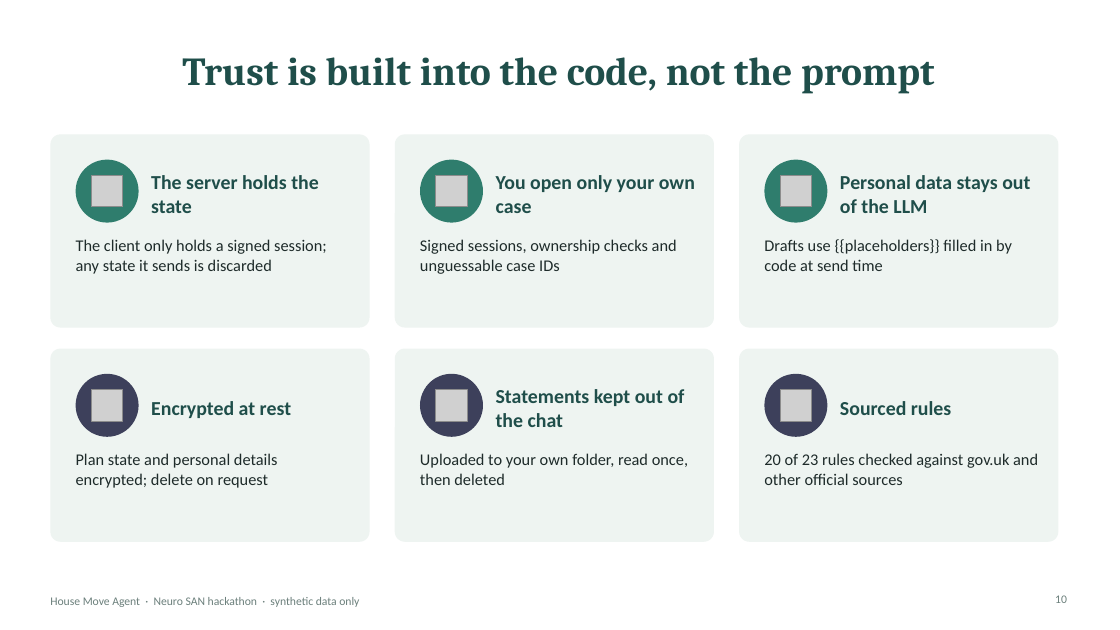
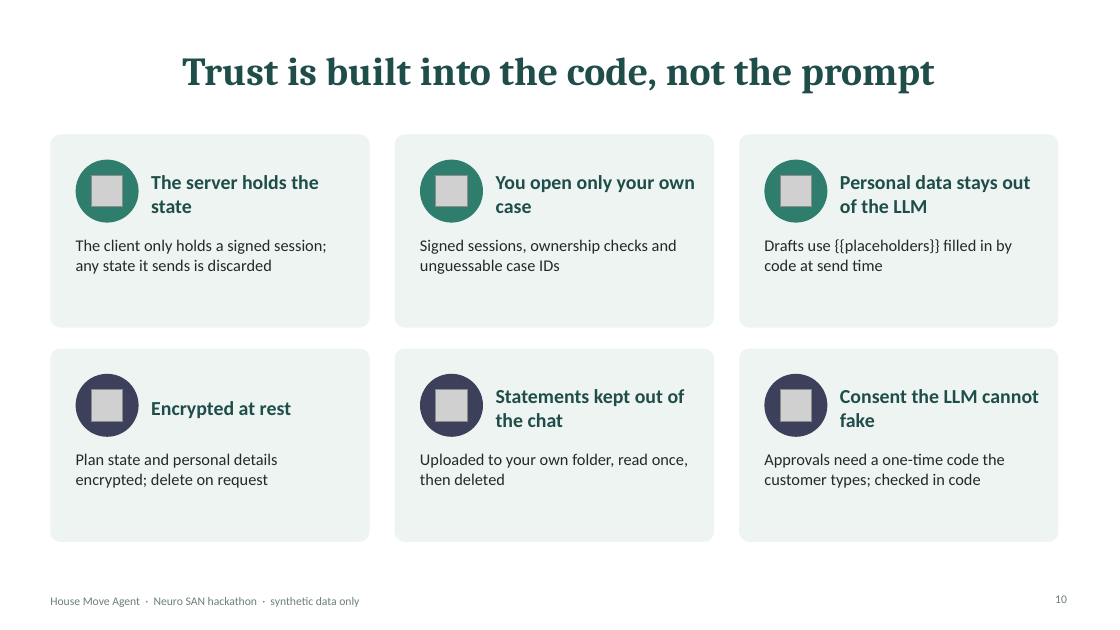
Before and after one commit to varadarajp/neuro-san-house-move, a slide deck: slide 10 of House_Move_Agent.pptx. Drawn at 1120x630 pixels with LibreOffice and Linux fonts; fonts in the diff are those of the drawing; grey boxes stand for pictures. Boxes give left, top, right and bottom in pixels: in the first picture for what was removed or moved away, otherwise in the second. Text is boxed around its words. In the diff, an @@ line names an element or a change of style, - is before the commit and + after.

```diff
--- a/House_Move_Agent.pptx
+++ b/House_Move_Agent.pptx
@@ text at bbox=[840, 389, 1039, 427]: text changed @@
-Sourced rules
+Consent the LLM cannot fake
@@ text at bbox=[764, 453, 1005, 488]: text changed @@
-20 of 23 rules checked against gov.uk and other official sources
+Approvals need a one-time code the customer types; checked in code
```
Also in this commit, not shown: 2 other slides changed, 20 other files.
